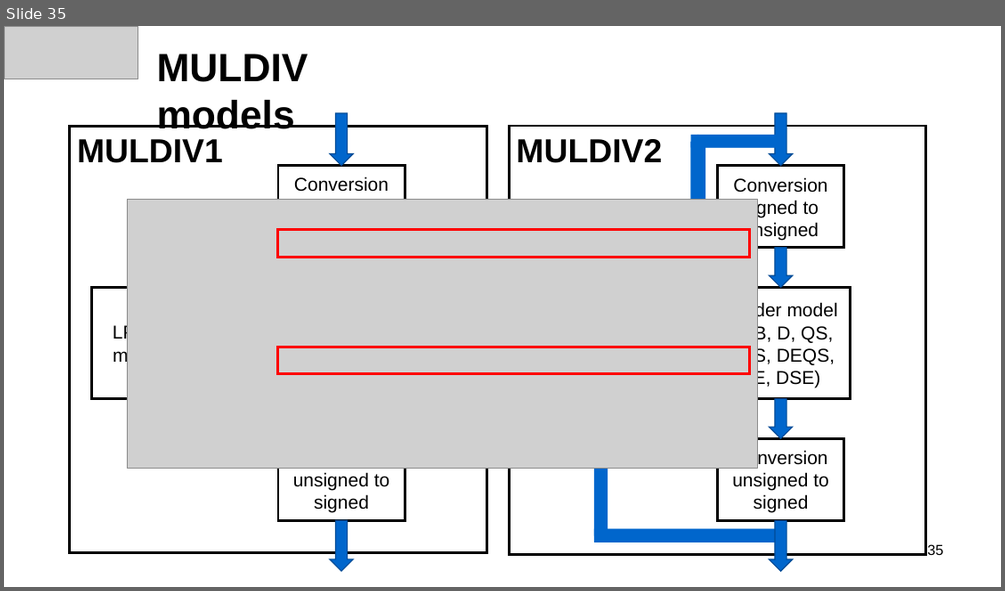
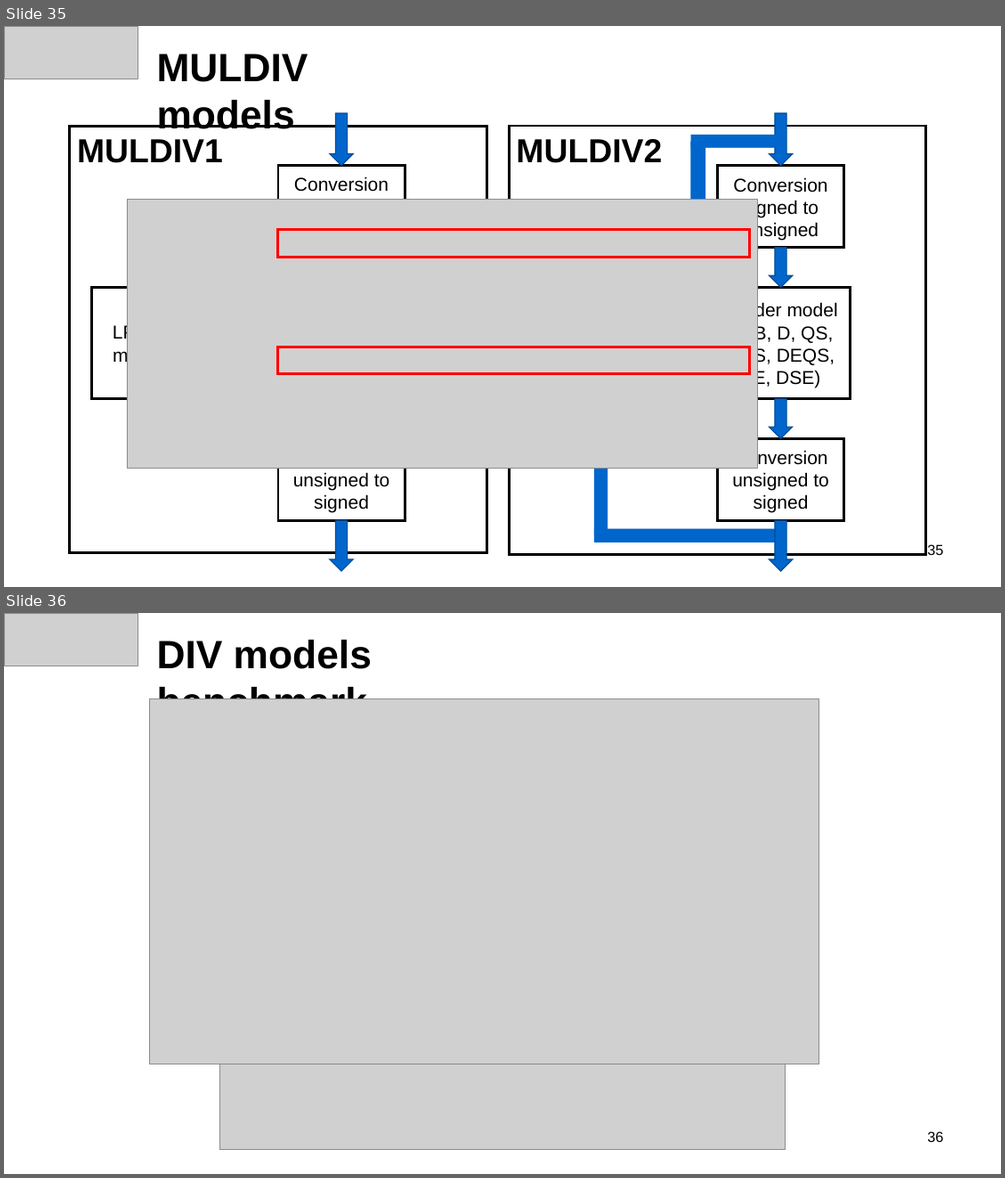
Before and after one commit to FFD-UAB/RISC-V-Instruction-sets-M-and-F, a slide deck: TFM_FFD_Slides3.pptx. Shown one above the other, each under a label of ours: slide 35 before the commit, slides 35 and 36 after it. The pictures are 1005x591 and 1005x1178 pixels, drawn with LibreOffice and Linux fonts; fonts in the diff are those of the drawing; grey boxes stand for pictures; background and template pictures are left out. Boxes give left, top, right and bottom in pixels: in the first picture for what was removed or moved away, otherwise in the second. Text is boxed around its words. In the diff, an @@ line names an element or a change of style, - is before the commit and + after.

```diff
--- a/TFM_FFD_Slides3.pptx
+++ b/TFM_FFD_Slides3.pptx
@@ slide 36 added at bbox=[4, 613, 1001, 1174], background picture (left out) @@
@@ picture added at bbox=[4, 613, 138, 666] @@
@@ text added at bbox=[157, 640, 372, 699], 38 pt, text #000000, bold @@
+DIV models benchmark
@@ picture added at bbox=[149, 699, 819, 1064] @@
@@ picture added at bbox=[219, 1064, 785, 1149] @@
@@ page number added at bbox=[927, 1131, 943, 1142], 14 pt, text #000000 @@
+36
```
Also in this commit, not shown: 6 slides changed, 1 other slide added, 1 other file.
